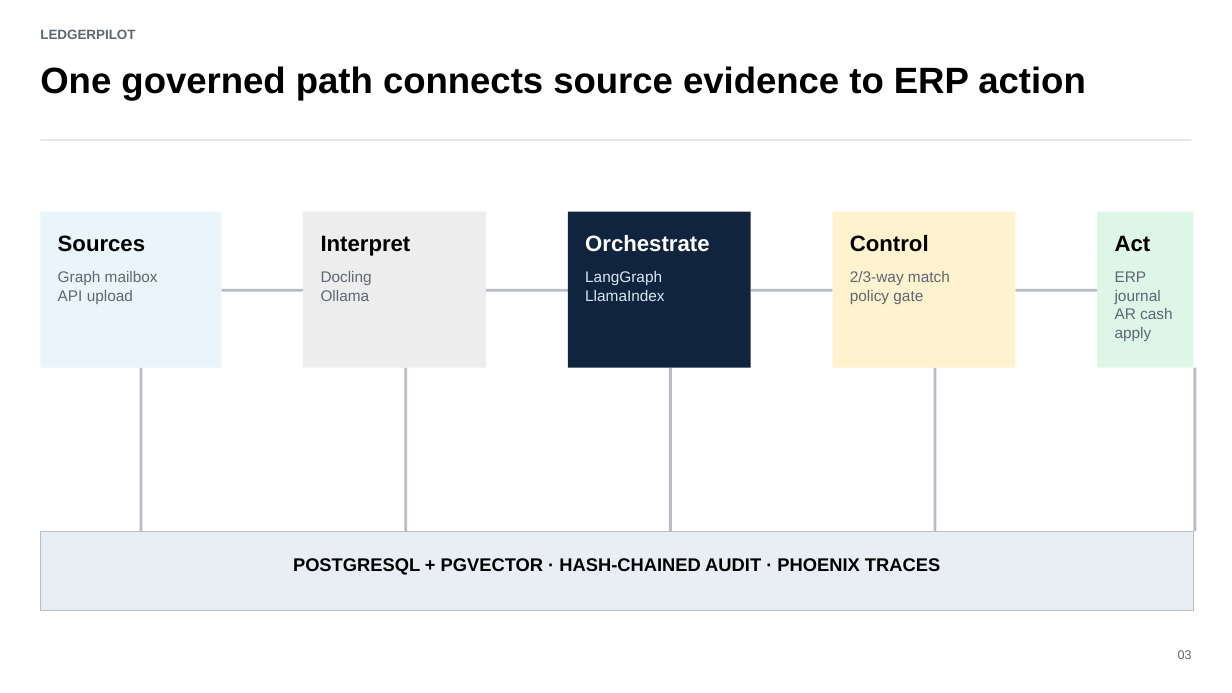
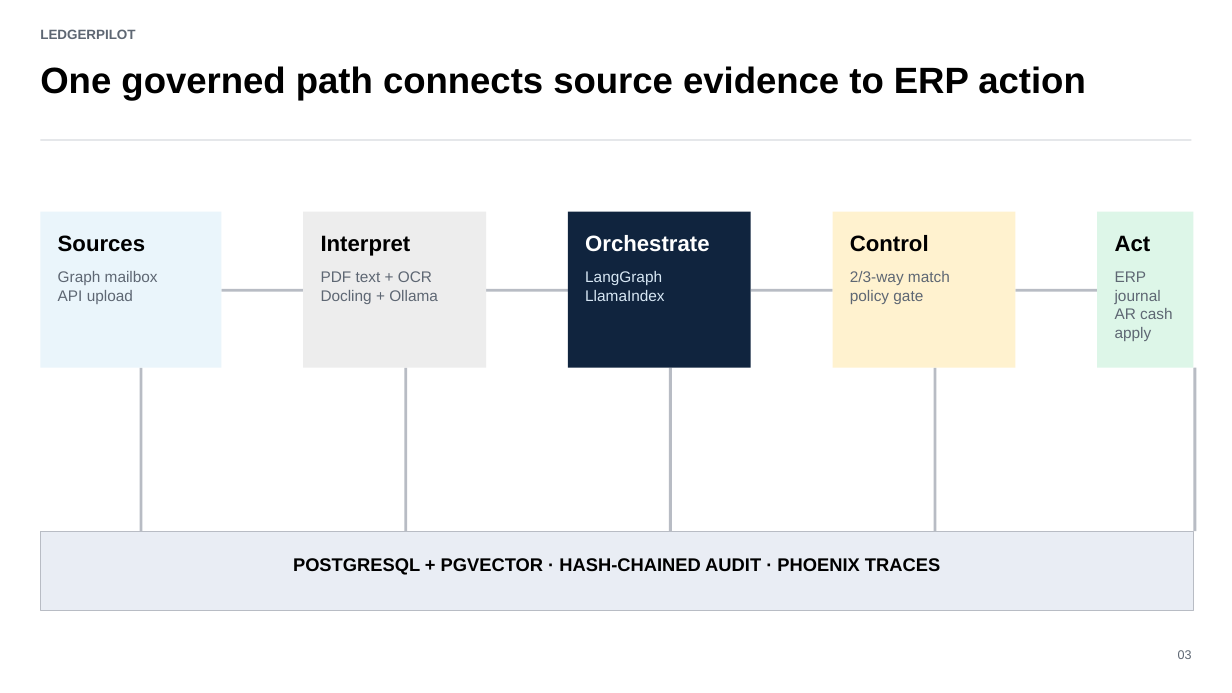
Before and after one commit to saifs1315/Agentic-Invoice-to-Payment, a slide deck: slide 3 of presentation/LedgerPilot_Assignment_Deck.pptx. Drawn at 1232x693 pixels with LibreOffice and Linux fonts; fonts in the diff are those of the drawing. Boxes give left, top, right and bottom in pixels: in the first picture for what was removed or moved away, otherwise in the second. Text is boxed around its words. In the diff, an @@ line names an element or a change of style, - is before the commit and + after.

```diff
--- a/presentation/LedgerPilot_Assignment_Deck.pptx
+++ b/presentation/LedgerPilot_Assignment_Deck.pptx
@@ text at [321,271,438,304]: text changed @@
-Docling
-Ollama
+PDF text + OCR
+Docling + Ollama
```
Also in this commit, not shown: 2 other slides changed, 31 other files.
